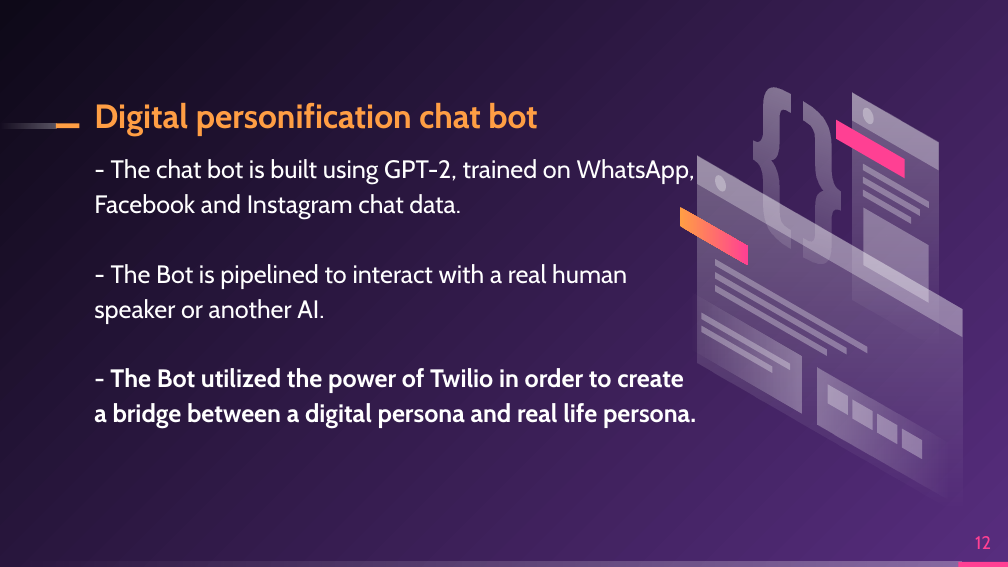
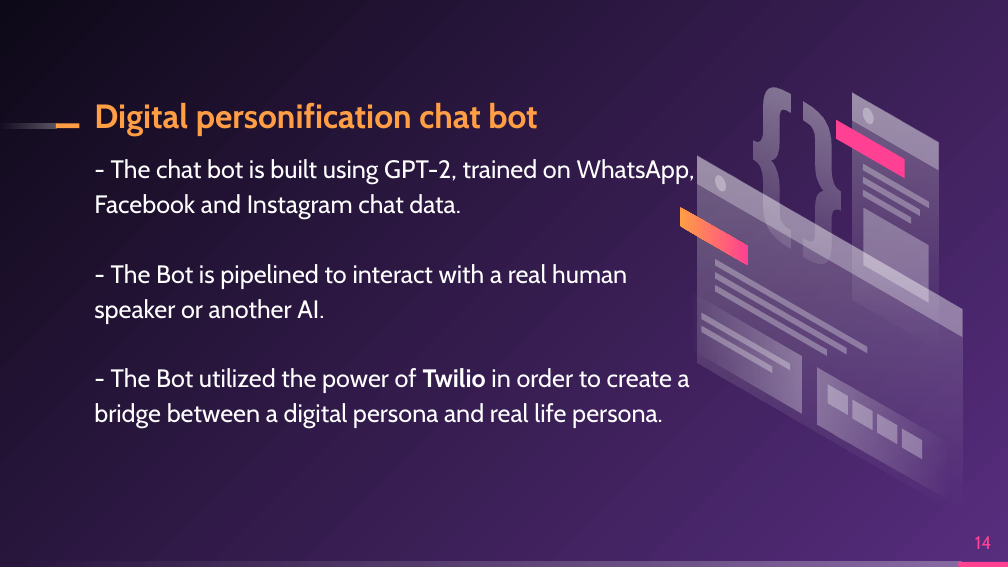
Before and after one commit to sacredvoid/hackUMass22, a slide deck: slide 14 of Meta-Indentity.pptx (slide 12 before the commit). Drawn at 1008x567 pixels with LibreOffice and Linux fonts; fonts in the diff are those of the drawing. Boxes give left, top, right and bottom in pixels: in the first picture for what was removed or moved away, otherwise in the second. Text is boxed around its words. In the diff, an @@ line names an element or a change of style, - is before the commit and + after.

```diff
--- a/Meta-Indentity.pptx
+++ b/Meta-Indentity.pptx
@@ text at <box>94,368,690,428</box>: bold off in "- The Bot utilized the power of ..." @@
@@ page number at <box>975,536,992,549</box>: text changed @@
-12
+14
```
Also in this commit, not shown: 4 other slides changed, 2 slides added, 3 other files.
